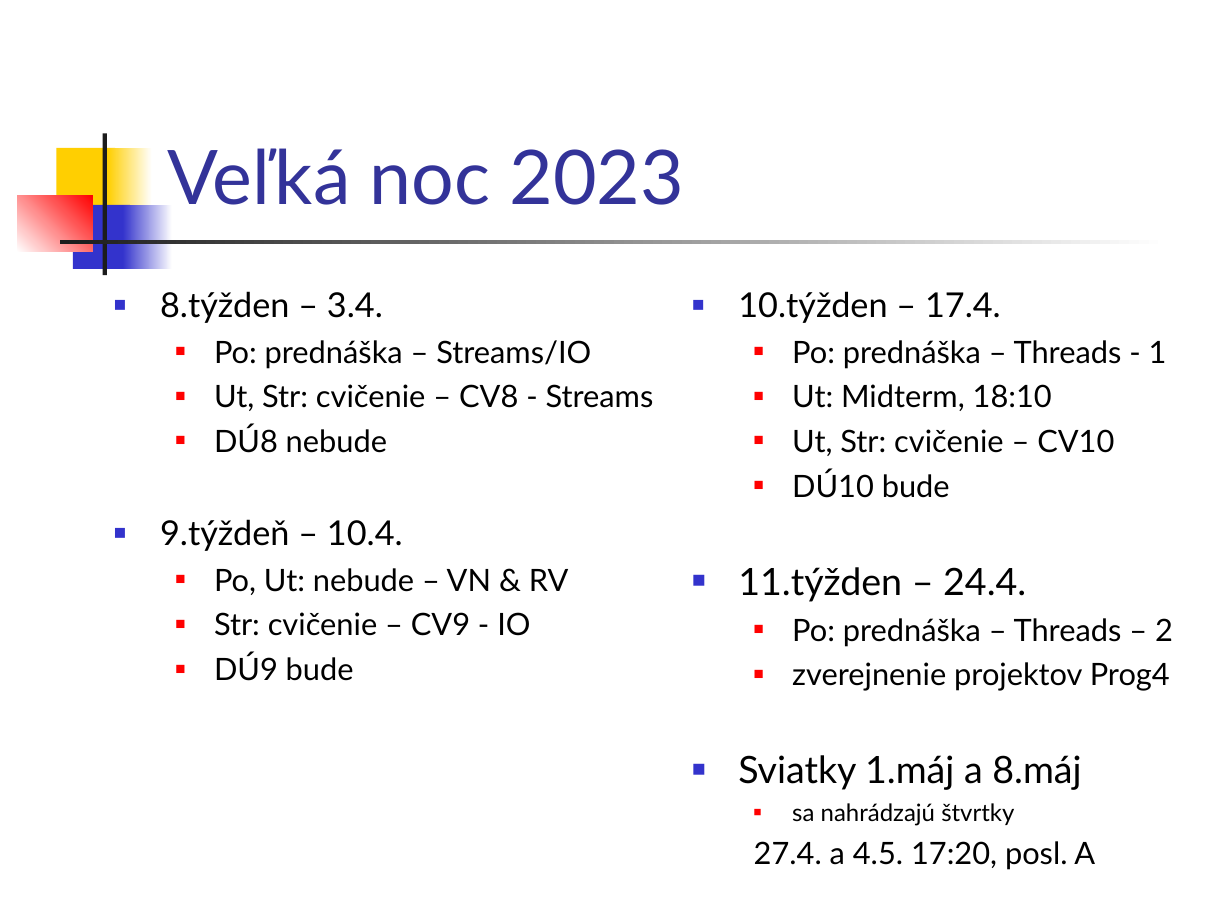
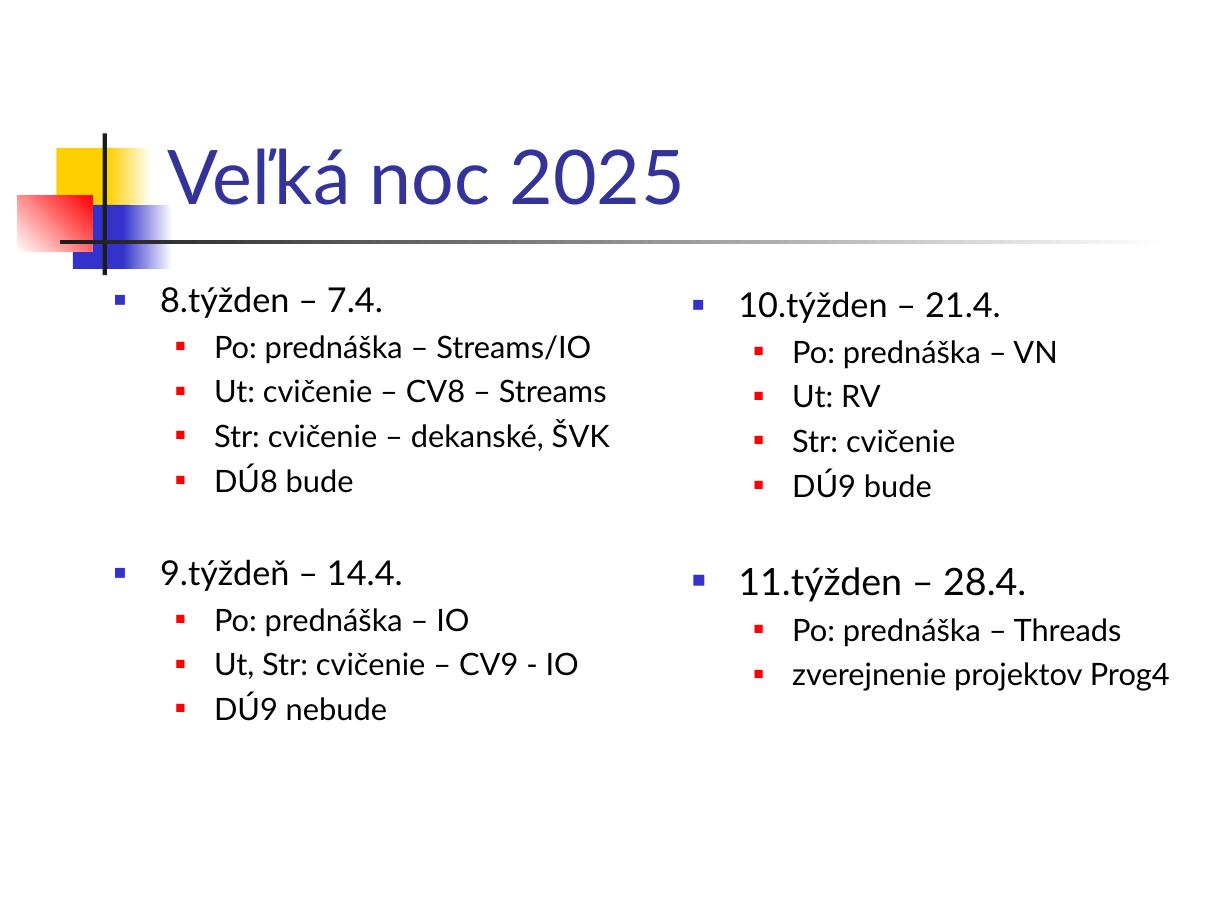
Before and after one commit to Programovanie4/Prednasky, a slide deck: slide 4 of 08/08_java_intro.ppt. Drawn at 1232x924 pixels with LibreOffice and Linux fonts; fonts in the diff are those of the drawing. Boxes give left, top, right and bottom in pixels: in the first picture for what was removed or moved away, otherwise in the second. Text is boxed around its words. In the diff, an @@ line names an element or a change of style, - is before the commit and + after.

```diff
--- a/08/08_java_intro.ppt
+++ b/08/08_java_intro.ppt
@@ title at bbox=[167, 148, 685, 205]: text changed @@
-Veľká noc 2023
+Veľká noc 2025
@@ text at bbox=[160, 286, 383, 318]: text changed @@
-■ 8.týžden – 3.4.
+■ 8.týžden – 7.4.
@@ text at bbox=[738, 291, 1122, 647]: text changed @@
-■ 10.týžden – 17.4.
-  ■ Po: prednáška – Threads - 1
-  ■ Ut: Midterm, 18:10
-  ■ Ut, Str: cvičenie – CV10
-  ■ DÚ10 bude
-■ 11.týžden – 24.4.
-  ■ Po: prednáška – Threads – 2
+■ 10.týžden – 21.4.
+  ■ Po: prednáška – VN
+  ■ Ut: RV
+  ■ Str: cvičenie
+  ■ DÚ9 bude
+■ 11.týžden – 28.4.
+  ■ Po: prednáška – Threads
@@ text at bbox=[160, 379, 610, 721]: text changed @@
-  ■ Ut, Str: cvičenie – CV8 - Streams
-  ■ DÚ8 nebude
-■ 9.týždeň – 10.4.
-  ■ Po, Ut: nebude – VN & RV
-  ■ Str: cvičenie – CV9 - IO
-  ■ DÚ9 bude
+  ■ Ut: cvičenie – CV8 – Streams
+  ■ Str: cvičenie – dekanské, ŠVK
+  ■ DÚ8 bude
+■ 9.týždeň – 14.4.
+  ■ Po: prednáška – IO
+  ■ Ut, Str: cvičenie – CV9 - IO
+  ■ DÚ9 nebude
@@ text at bbox=[738, 755, 1095, 870]: paragraphs removed @@
-■ Sviatky 1.máj a 8.máj
-  ■ sa nahrádzajú štvrtky
-  27.4. a 4.5. 17:20, posl. A
```
Also in this commit, not shown: 2 other slides changed, 3 slides added, 1 slide removed, 4 other files.
